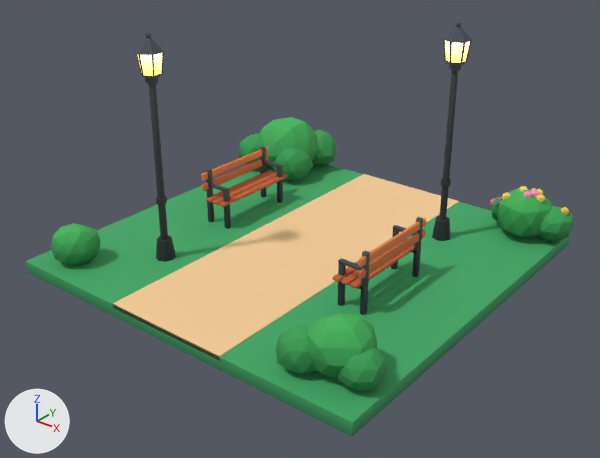
What one commit did to the glTF model modelos/parque/losetas/camino_faroles.glb.
Camera for both pictures: a 50 mm camera at (7.09, -9.04, 6.07) aimed at (0.18, -0.39, 0.71). The lights are fixed; the arrows at lower left show +X, +Y and +Z. The first picture is the older version.

The scene before the commit, as lines of its bpy script (objects in view):
```python
me_camino_faroles = bpy.data.meshes.new('camino_faroles')
me_camino_faroles.from_pydata(...)  # 1752 vertices, 3152 faces; spans x -3.16..3.13, y -3.0..3.27, z 0.0..3.6
me_camino_faroles.materials.append(mat_parque)
ob_camino_faroles = bpy.data.objects.new('camino_faroles', me_camino_faroles)
ob_camino_faroles.location = (0.0, 0.0, 0.0)
```
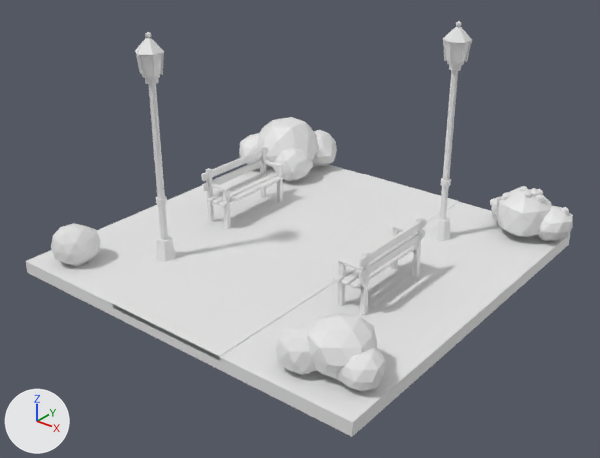
Boxes (x1, y1, x2, y2) around the edits, measured in the pictures (600 x 458 px):
'camino_faroles', recoloured (lighter)
    both: (26, 21, 573, 437)

Diff of the bpy script that builds the scene:
```diff
--- a/modelos/parque/losetas/camino_faroles.glb.py
+++ b/modelos/parque/losetas/camino_faroles.glb.py
@@ me_camino_faroles @@
 me_camino_faroles.from_pydata(...)  # 1752 vertices, 3152 faces; spans x -3.16..3.13, y -3.0..3.27, z 0.0..3.6
-me_camino_faroles.materials.append(mat_parque)
```
